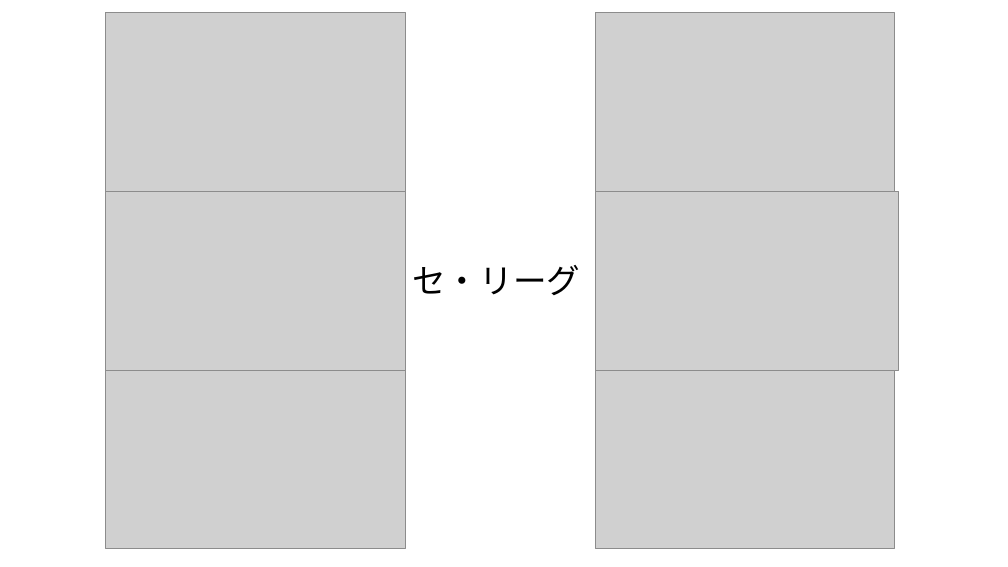
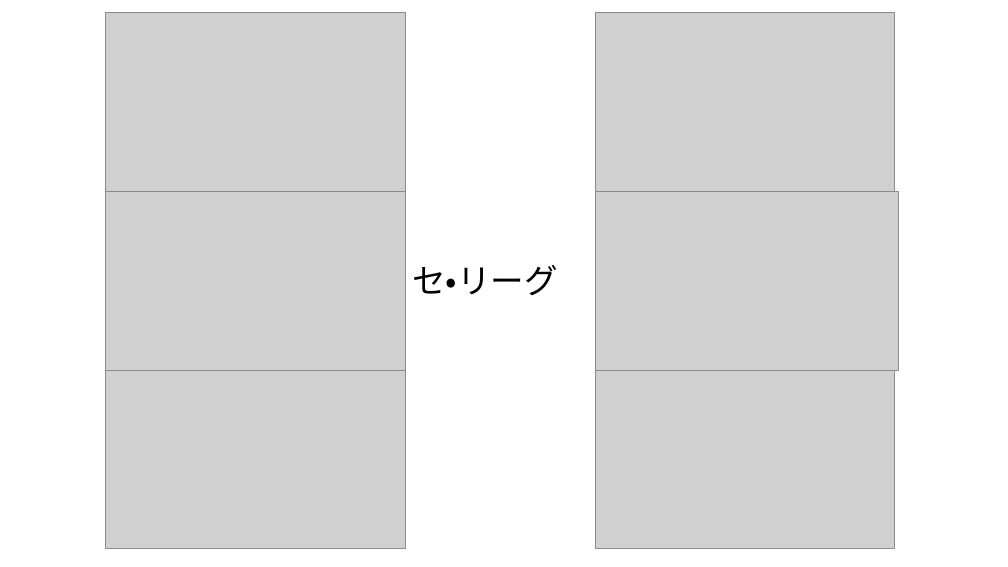
Before and after one commit to hsoccer/baseball, a slide deck: slide 9 of presentation/ゼミ論20181030.pptx (slide 10 before the commit). Drawn at 1008x567 pixels with LibreOffice and Linux fonts; fonts in the diff are those of the drawing; grey boxes stand for pictures. Boxes give left, top, right and bottom in pixels: in the first picture for what was removed or moved away, otherwise in the second. Text is boxed around its words. In the diff, an @@ line names an element or a change of style, - is before the commit and + after.

```diff
--- a/presentation/ゼミ論20181030.pptx
+++ b/presentation/ゼミ論20181030.pptx
@@ text "セ・リーグ" at [412,265,558,295]: font Noto Sans CJK JP to Calibri @@
```
Also in this commit, not shown: 11 other slides changed, 5 slides added, 3 other files.
